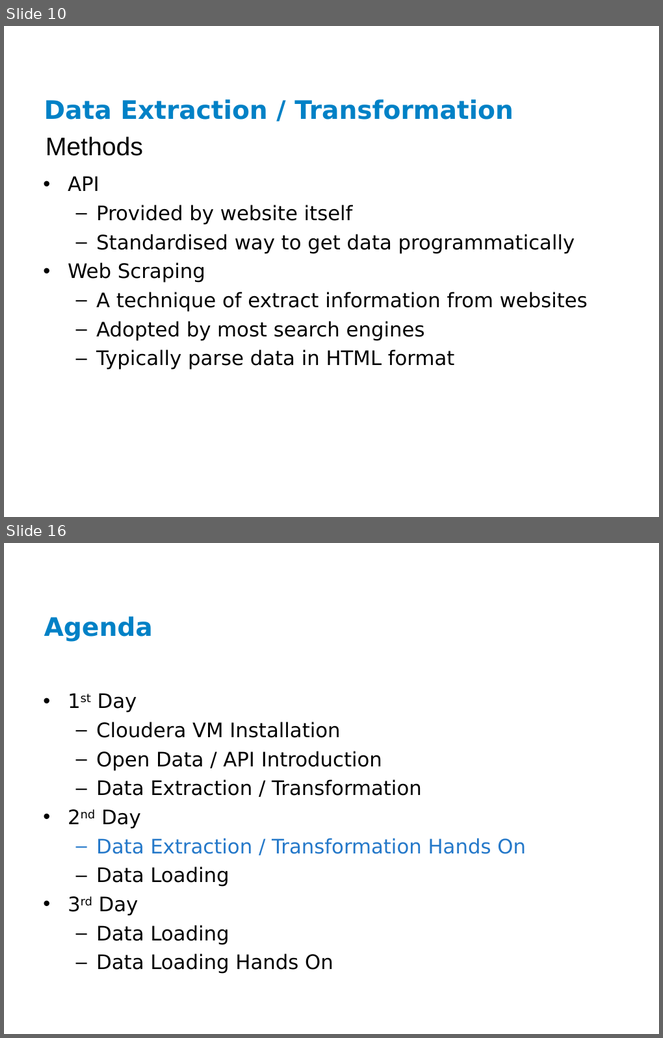
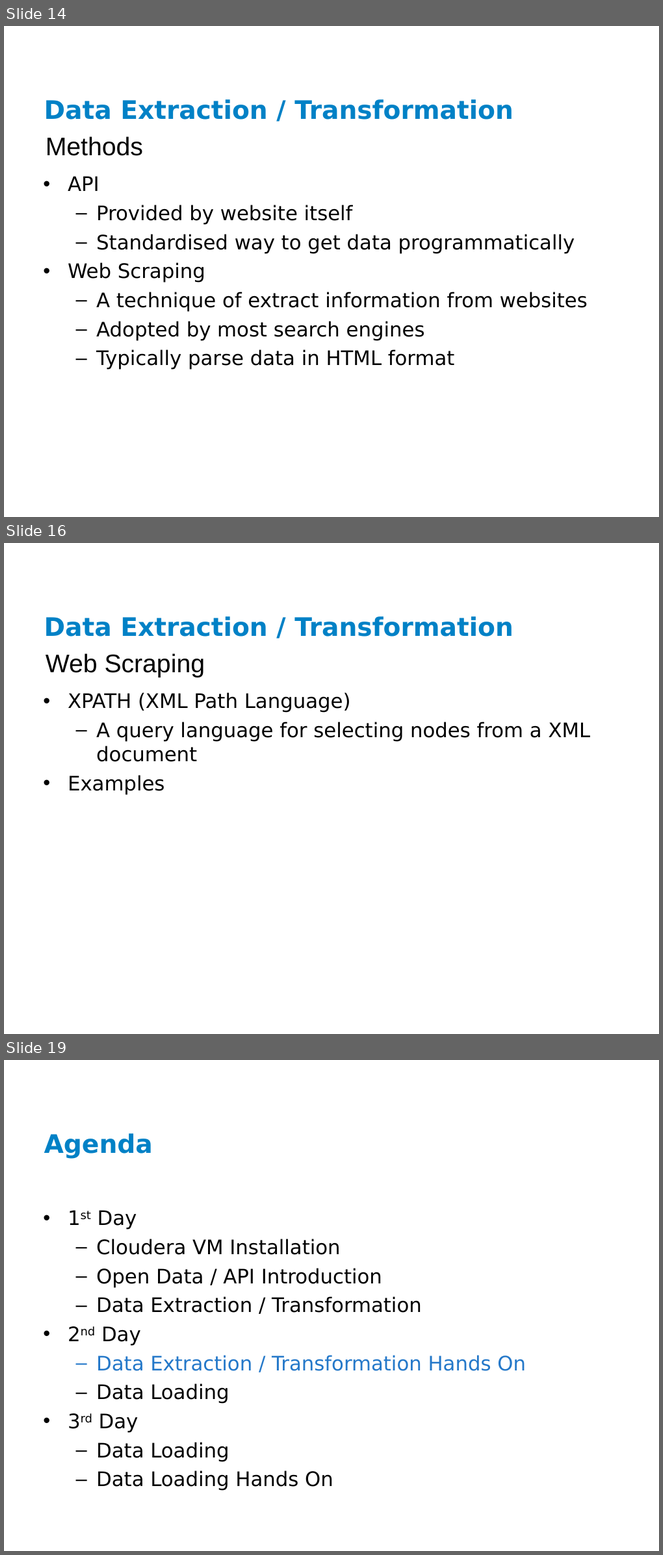
Before and after one commit to ianlin/small-data, a slide deck: training/data_etl.ppt. Shown one above the other, each under a label of ours: slides 10 and 16 before the commit, slides 14, 16 and 19 after it; the slides between them are not shown. The pictures are 663x1038 and 663x1555 pixels, drawn with LibreOffice and Linux fonts; fonts in the diff are those of the drawing; background and template pictures are left out. Boxes give left, top, right and bottom in pixels: in the first picture for what was removed or moved away, otherwise in the second. Text is boxed around its words. In the diff, an @@ line names an element or a change of style, - is before the commit and + after.

```diff
--- a/training/data_etl.ppt
+++ b/training/data_etl.ppt
@@ slide 16 added at [4,543,659,1034], background #FFFFFF @@
@@ title added at [44,616,514,637], 28 pt, text #0081C6, bold @@
+Data Extraction / Transformation
@@ text added at [46,653,206,678], 28 pt, text #000000 @@
+Web Scraping
@@ text added at [68,693,591,795], 22 pt, text #000000 @@
+• XPATH (XML Path Language)
+  – A query language for selecting nodes from a XML document
+• Examples
@@ what was slide 10 is now slide 14 @@
@@ what was slide 16 is now slide 19 @@
```
Also in this commit, not shown: 9 slides changed, 3 other slides added, 1 slide removed.
